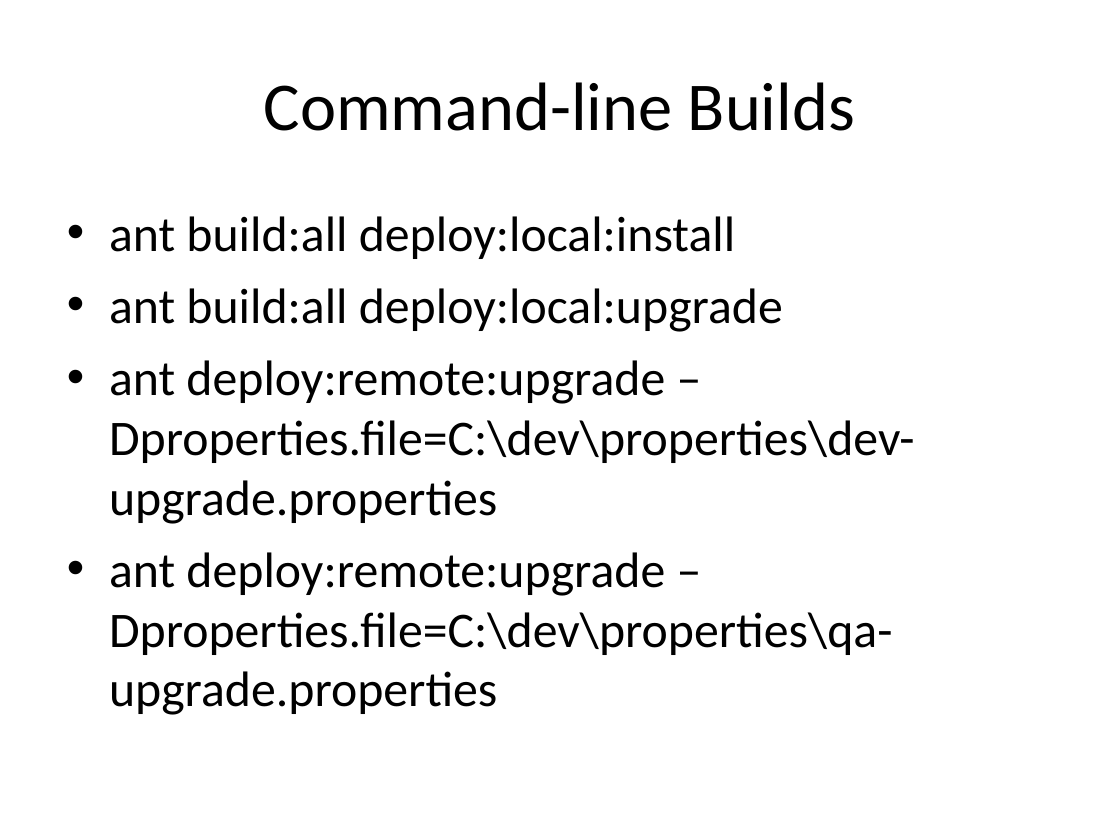
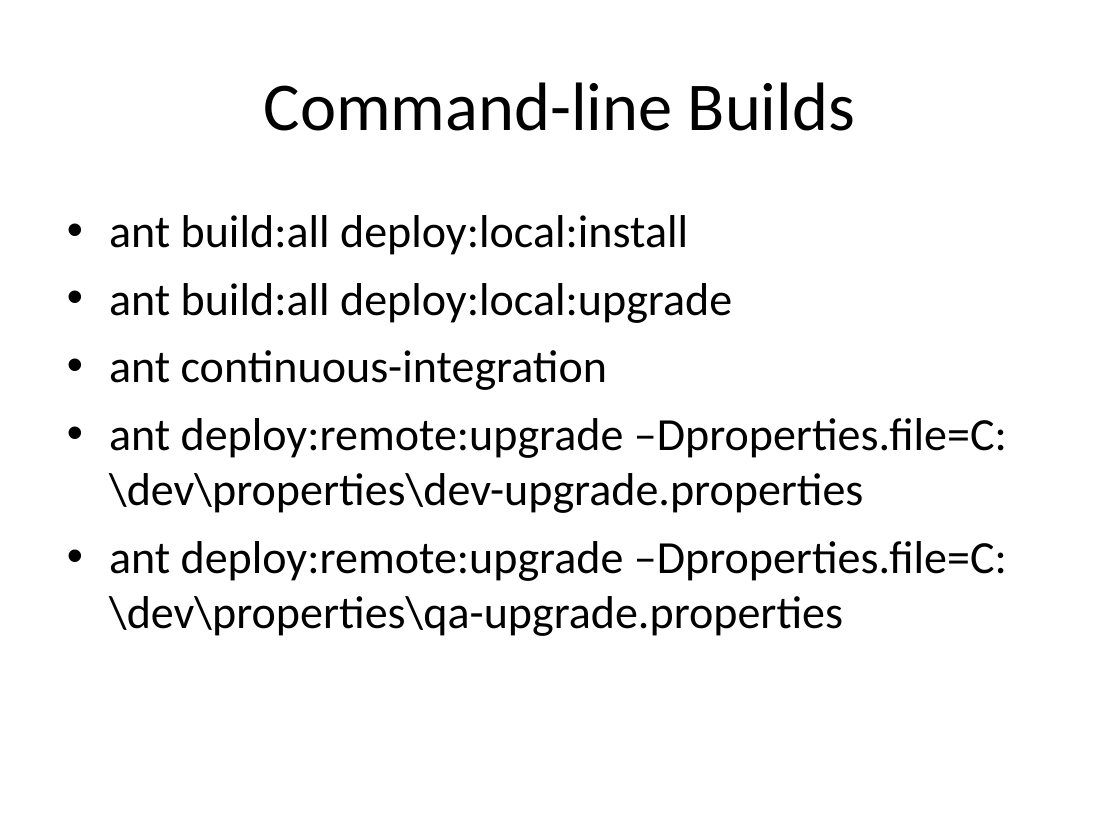
Before and after one commit to NCIP/caintegrator-docs, a slide deck: slide 10 of deployment/automation/cai2-bda-training.ppt. Drawn at 1120x840 pixels with LibreOffice and Linux fonts; fonts in the diff are those of the drawing. Boxes give left, top, right and bottom in pixels: in the first picture for what was removed or moved away, otherwise in the second. Text is boxed around its words. In the diff, an @@ line names an element or a change of style, - is before the commit and + after.

```diff
--- a/deployment/automation/cai2-bda-training.ppt
+++ b/deployment/automation/cai2-bda-training.ppt
@@ text at bbox=[109, 215, 1007, 636]: size 32 to 29.6 pt @@
@@ text at bbox=[109, 350, 607, 390]: paragraph added @@
+• ant continuous-integration
```
Also in this commit, not shown: 1 other slide changed.
